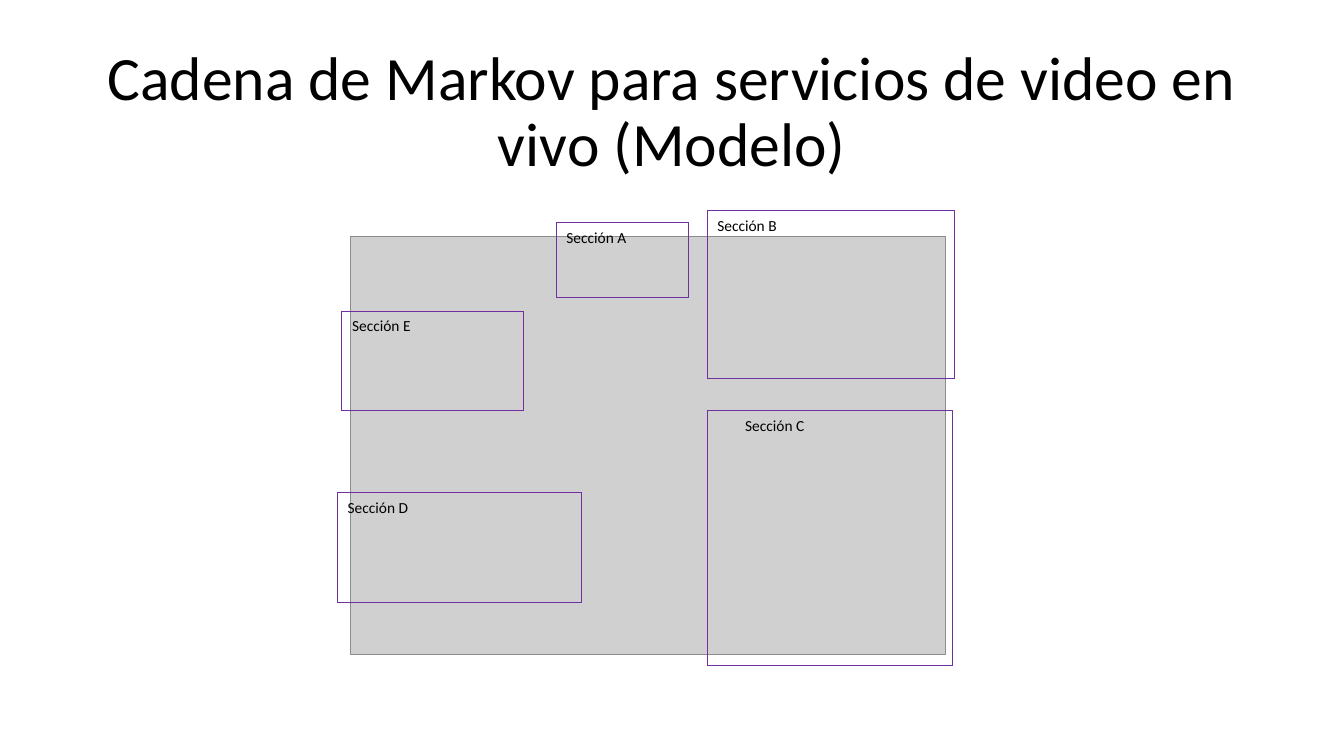
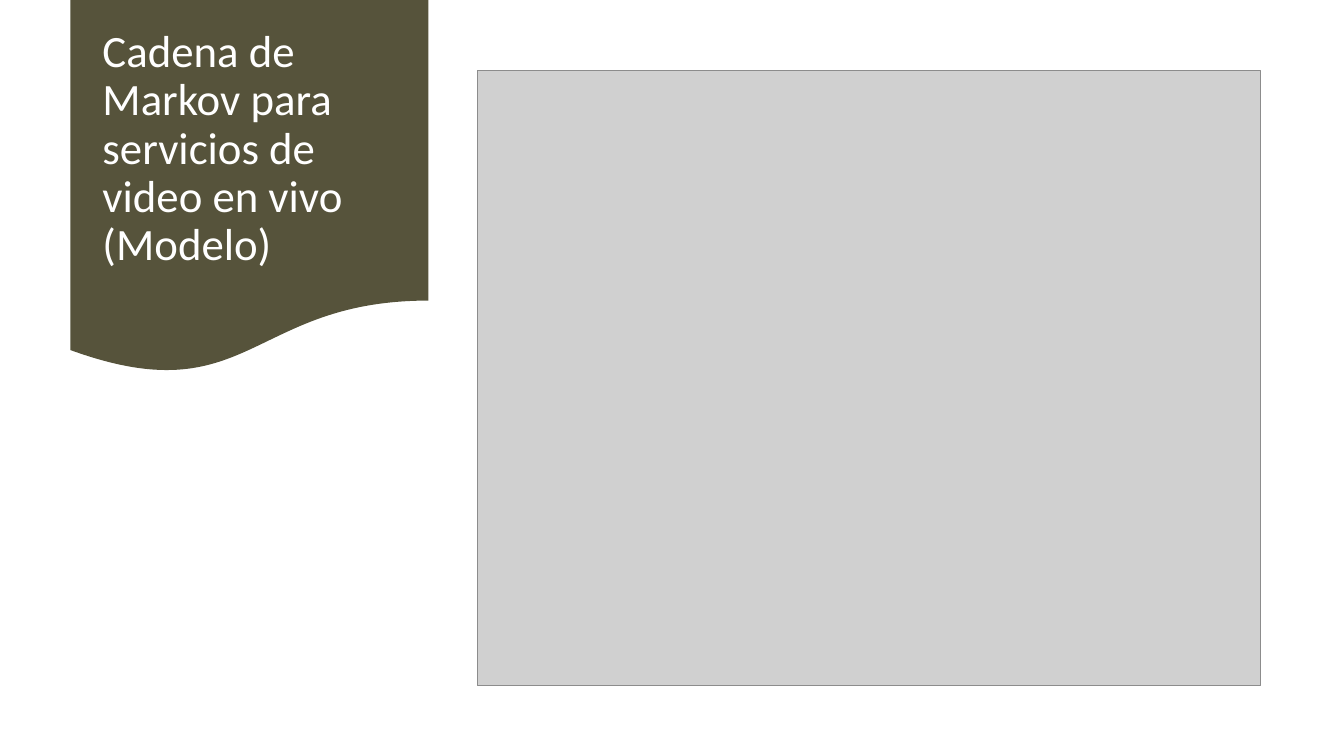
Before and after one commit to Uliskis15/PT, a slide deck: slide 3 of 2023-2/Reportes/ReporteFinal/PresentacionPrototipo.pptx. Drawn at 1344x756 pixels with LibreOffice and Linux fonts; fonts in the diff are those of the drawing; grey boxes stand for pictures. Boxes give left, top, right and bottom in pixels: in the first picture for what was removed or moved away, otherwise in the second. Text is boxed around its words. In the diff, an @@ line names an element or a change of style, - is before the commit and + after.

```diff
--- a/2023-2/Reportes/ReporteFinal/PresentacionPrototipo.pptx
+++ b/2023-2/Reportes/ReporteFinal/PresentacionPrototipo.pptx
@@ flow chart document added at bbox=[71, 0, 429, 375], fill #56533B @@
@@ title "Cadena de Markov para servicios ...": place and size @@
-title "Cadena de Markov para servicios ..." at bbox=[108, 57, 1235, 175]
+title "Cadena de Markov para servicios ..." at bbox=[102, 36, 342, 266]
@@ title "Cadena de Markov para servicios ..." at bbox=[102, 36, 342, 266]: size 44 to 32 pt, text colour #000000 to #FFFFFF; alignment centre to left @@
@@ picture added at bbox=[477, 71, 1260, 686] @@
@@ picture removed at bbox=[351, 237, 947, 655] @@
@@ rectangle removed at bbox=[557, 223, 689, 297] @@
-Sección A
@@ rectangle removed at bbox=[708, 211, 955, 379] @@
-Sección B
@@ rectangle removed at bbox=[342, 312, 524, 411] @@
-Sección E
@@ rectangle removed at bbox=[708, 411, 954, 666] @@
-Sección C
@@ rectangle removed at bbox=[338, 493, 582, 602] @@
-Sección D
```
Also in this commit, not shown: 1 other file.
